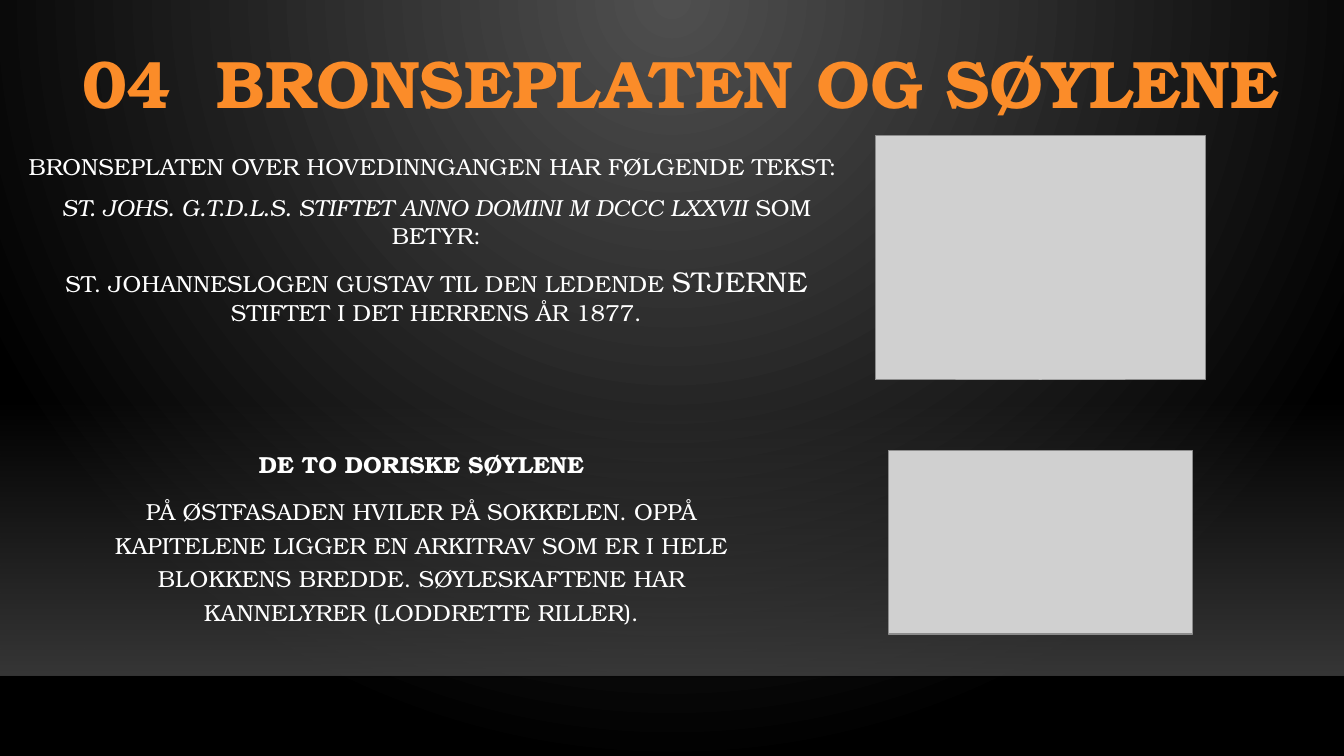
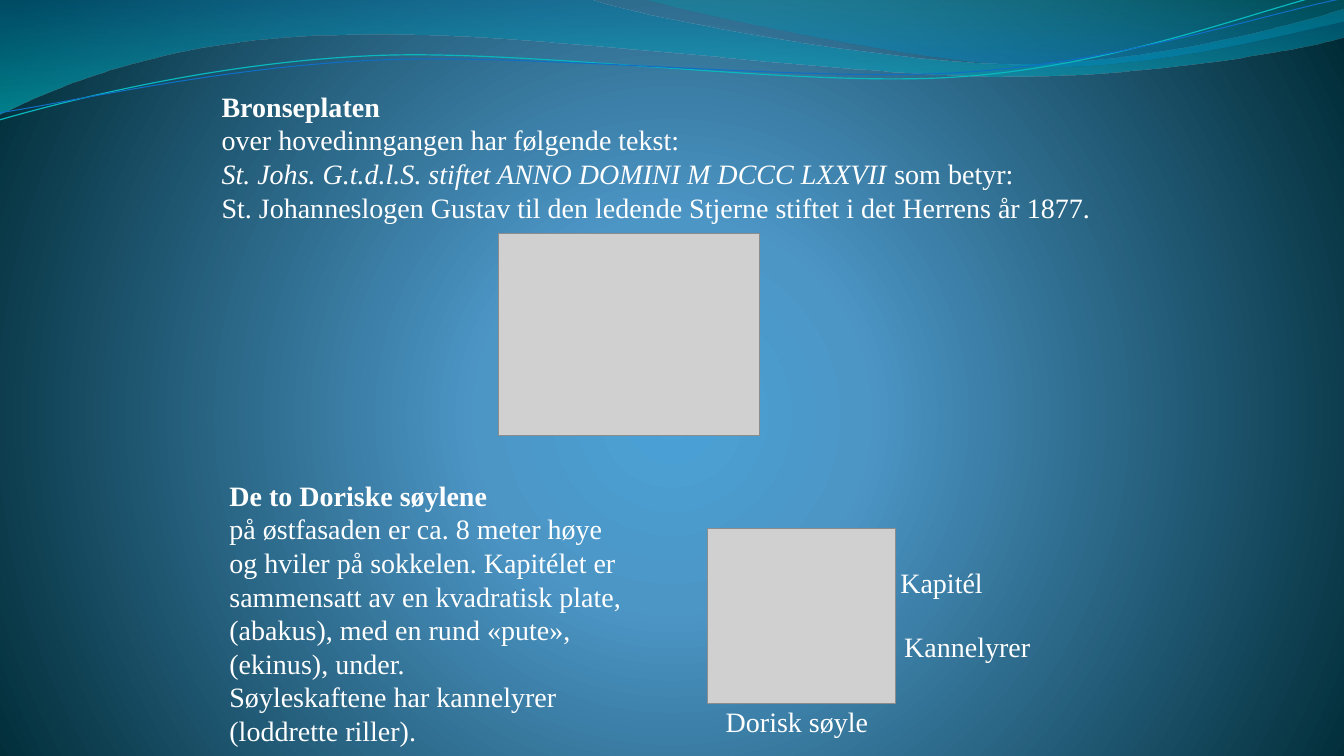
Before and after one commit to skaretk/lightcontrols, a slide deck: slide 5 of light_controller/light_control.pptm (slide 4 before the commit). Drawn at 1344x756 pixels with LibreOffice and Linux fonts; fonts in the diff are those of the drawing; grey boxes stand for pictures; background and template pictures are left out. Boxes give left, top, right and bottom in pixels: in the first picture for what was removed or moved away, otherwise in the second. Text is boxed around its words. In the diff, an @@ line names an element or a change of style, - is before the commit and + after.

```diff
--- a/light_controller/light_control.pptm
+++ b/light_controller/light_control.pptm
@@ background gradient #505050 to #000000 to gradient #4AA0D6 to #4C98C7 to #002C38 @@
@@ freeform shape added at (0, 0, 1344, 114), fill gradient #0074A1 to #00C6CF @@
@@ freeform shape added at (0, 0, 1344, 125), outline #0AB8BF 0.85 pt @@
@@ freeform shape added at (0, 0, 1344, 120), outline #0F6FC6 0.75 pt @@
@@ freeform shape added at (644, 0, 1344, 70), fill gradient #00A1A9 to #008BBF @@
@@ title removed at (82, 55, 1278, 116) @@
-04 BRONSEPLATEN OG SØYLENE
@@ text at (222, 97, 1090, 223): text changed; size 16.6 to 20 pt; font TeX Gyre Bonum to Times New Roman @@
-BRONSEPLATEN OVER HOVEDINNGANGEN HAR FØLGENDE TEKST:
-ST. JOHS. G.T.D.L.S. STIFTET ANNO DOMINI M DCCC LXXVII SOM BETYR:
-ST. JOHANNESLOGEN GUSTAV TIL DEN LEDENDE STJERNE STIFTET I DET HERRENS ÅR 1877.
+Bronseplaten
+over hovedinngangen har følgende tekst:
+St. Johs. G.t.d.l.S. stiftet ANNO DOMINI M DCCC LXXVII som betyr:
+St. Johanneslogen Gustav til den ledende Stjerne stiftet i det Herrens år 1877.
@@ picture removed at (875, 136, 1206, 380) @@
@@ picture added at (499, 234, 759, 436) @@
@@ rectangle removed at (0, 399, 1344, 676) @@
@@ subtitle removed at (115, 455, 727, 621) @@
-DE TO DORISKE SØYLENE
-PÅ ØSTFASADEN HVILER PÅ SOKKELEN. OPPÅ KAPITELENE LIGGER EN ARKITRAV SOM ER I HELE BLOKKENS BREDDE. SØYLESKAFTENE HAR KANNELYRER (LODDRETTE RILLER).
@@ picture removed at (888, 451, 1193, 634) @@
@@ text added at (229, 486, 620, 747), 20 pt, text #FFFFFF @@
+De to Doriske søylene
+på østfasaden er ca. 8 meter høye og hviler på sokkelen. Kapitélet er sammensatt av en kvadratisk plate, (abakus), med en rund «pute», (ekinus), under.
+Søyleskaftene har kannelyrer (loddrette riller).
@@ picture added at (708, 529, 895, 704) @@
@@ text added at (900, 573, 982, 599), 20 pt, text #FFFFFF @@
+Kapitél
@@ text added at (904, 637, 1030, 662), 20 pt, text #FFFFFF @@
+Kannelyrer
@@ line removed from (0, 677) to (1344, 677) @@
@@ text added at (726, 712, 868, 737), 20 pt, text #FFFFFF @@
+Dorisk søyle
```
Also in this commit, not shown: 13 other slides changed, 1 slide added, 2 slides removed, 3 other files.
